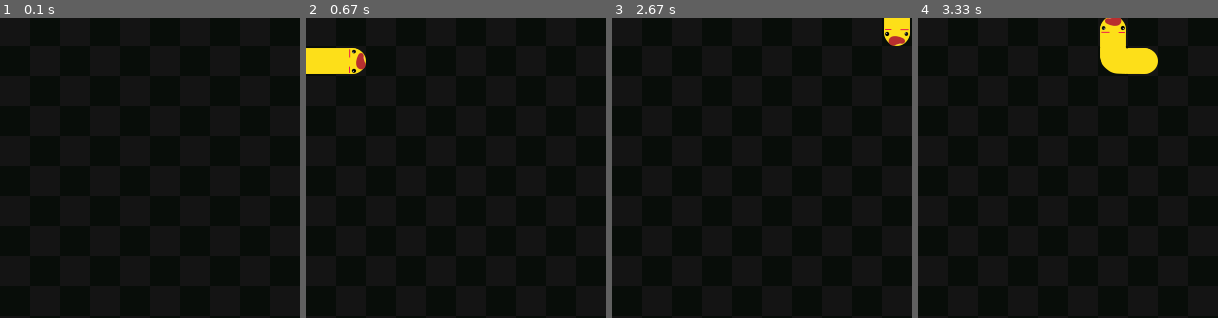
Above: before the commit, frames 1-4 (left to right).
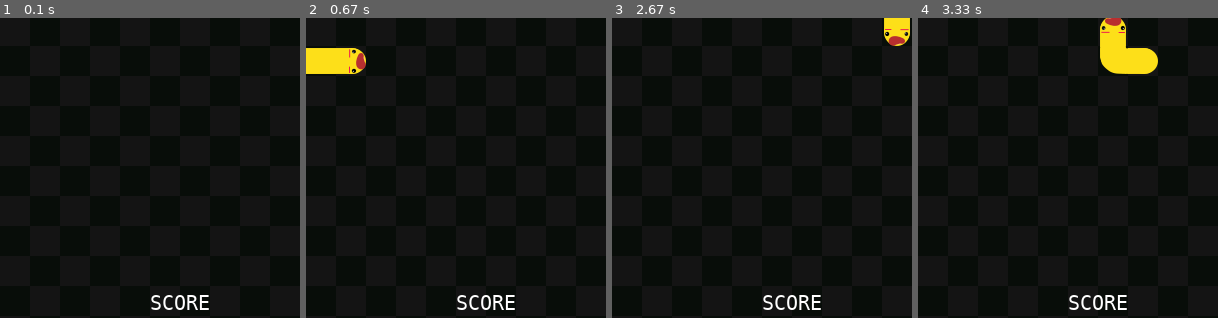
Above: after the commit, the same moments.

Repository: kathleenhang/pygame-snake
Game: pygame game, started from snake.py
The game is run twice, just before and just after one commit, with the same random seed, the same clock (stepped at 60 frames per second) and the same inputs.
Inputs:
- Up to frame 1 (0.1 s): no input
- Up to frame 2 (0.67 s): hold D from 0.33 s (still down)
- Up to frame 3 (2.67 s): release D at 0.8 s; hold W 0.83-1.3 s; hold D 1.33-1.8 s; hold S from 2.4 s (still down)
- Up to frame 4 (3.33 s): release S at 2.78 s; hold A 2.82-3.22 s; hold W from 3.25 s (still down)
The pictures show only the part of the screen within x 50-100%, y 45-95%; the shares and areas given below are measured in that part.

The runs differ from the first frame. In frame 1, 0.5% of the frame differs, in the area x 50-70%, y 92-98%; in frame 2, 0.5%; in frame 3, 0.5%; in frame 4, 0.5%.

Commit message:
fixed head turn glitch

Diff:
--- a/snake.py
+++ b/snake.py
@@ -74,13 +74,14 @@
                         screen.blit(self.body_turn_UL, snake_rect)
 
     def update_head_image(self):
-        if self.direction == Vector2(-1, 0):
+        head_diff = self.body[0]-self.body[1]
+        if head_diff == Vector2(-1, 0):
             self.head = self.head_right
-        if self.direction == Vector2(1, 0):
+        if head_diff == Vector2(1, 0):
             self.head = self.head_left
-        if self.direction == Vector2(0, 1):
+        if head_diff == Vector2(0, 1):
             self.head = self.head_down
-        if self.direction == Vector2(0, -1):
+        if head_diff == Vector2(0, -1):
             self.head = self.head_up
 
     def update_tail_image(self):
@@ -137,6 +138,7 @@
         self.draw_board()
         self.snake.draw_snake()
         self.food.draw_food()
+        self.draw_score()
 
     def update(self):
         self.snake.move_snake()
@@ -161,6 +163,11 @@
     def game_over(self):
         pygame.quit()
         sys.exit()
+
+    def draw_score(self):
+        font = pygame.font.SysFont('monaco', 20)
+        name = font.render('SCORE', True, (255, 255, 255))
+        screen.blit(name, (450, 545))
 
     def draw_board(self):
         bg_color = (8, 13, 9)
@@ -189,7 +196,6 @@
 screen_width, screen_height = cell_count * cell_size, cell_count * cell_size
 screen = pygame.display.set_mode((screen_width, screen_height))
 black_color = pygame.color.Color('#000000')
-
 
 # track time
 clock = pygame.time.Clock()
